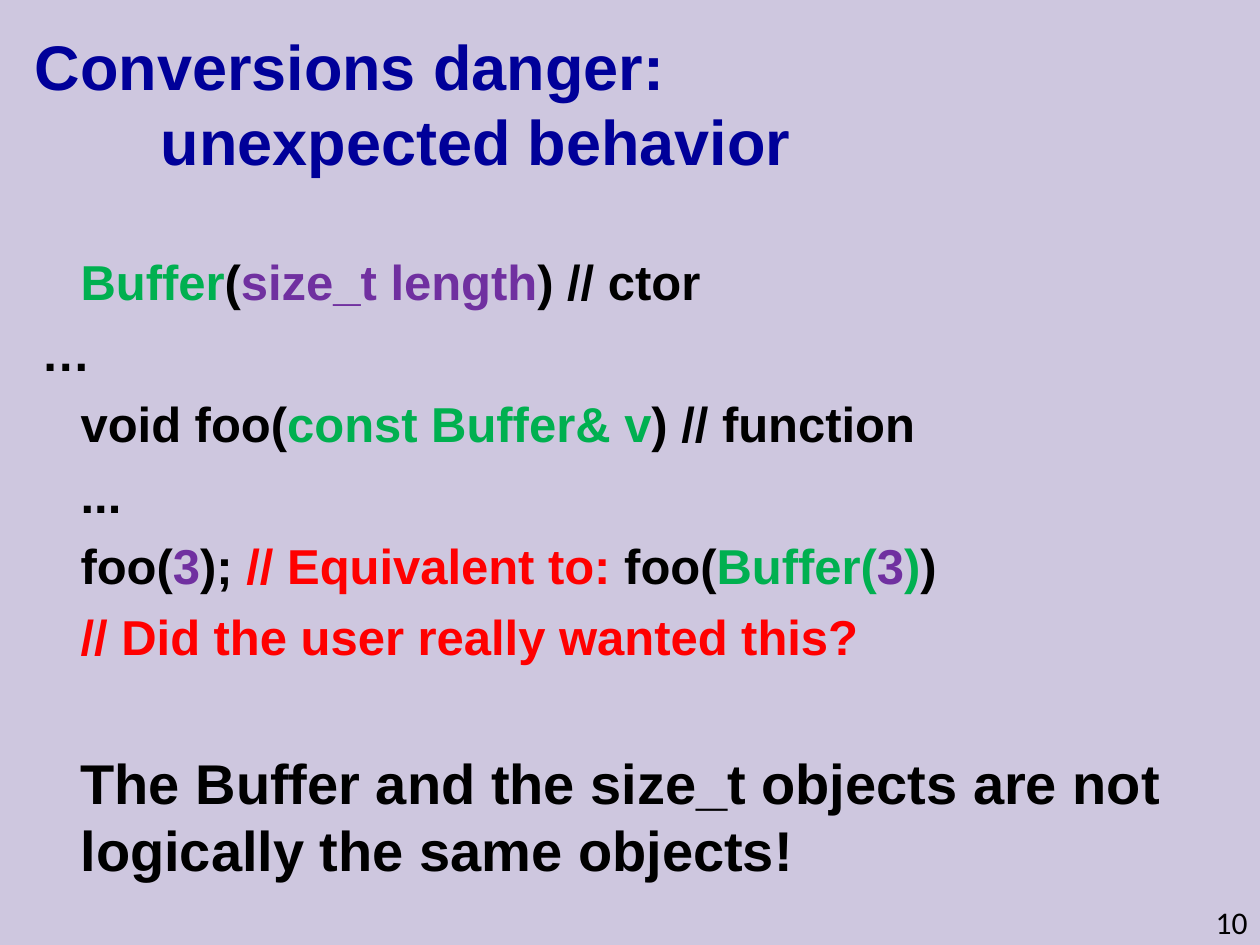
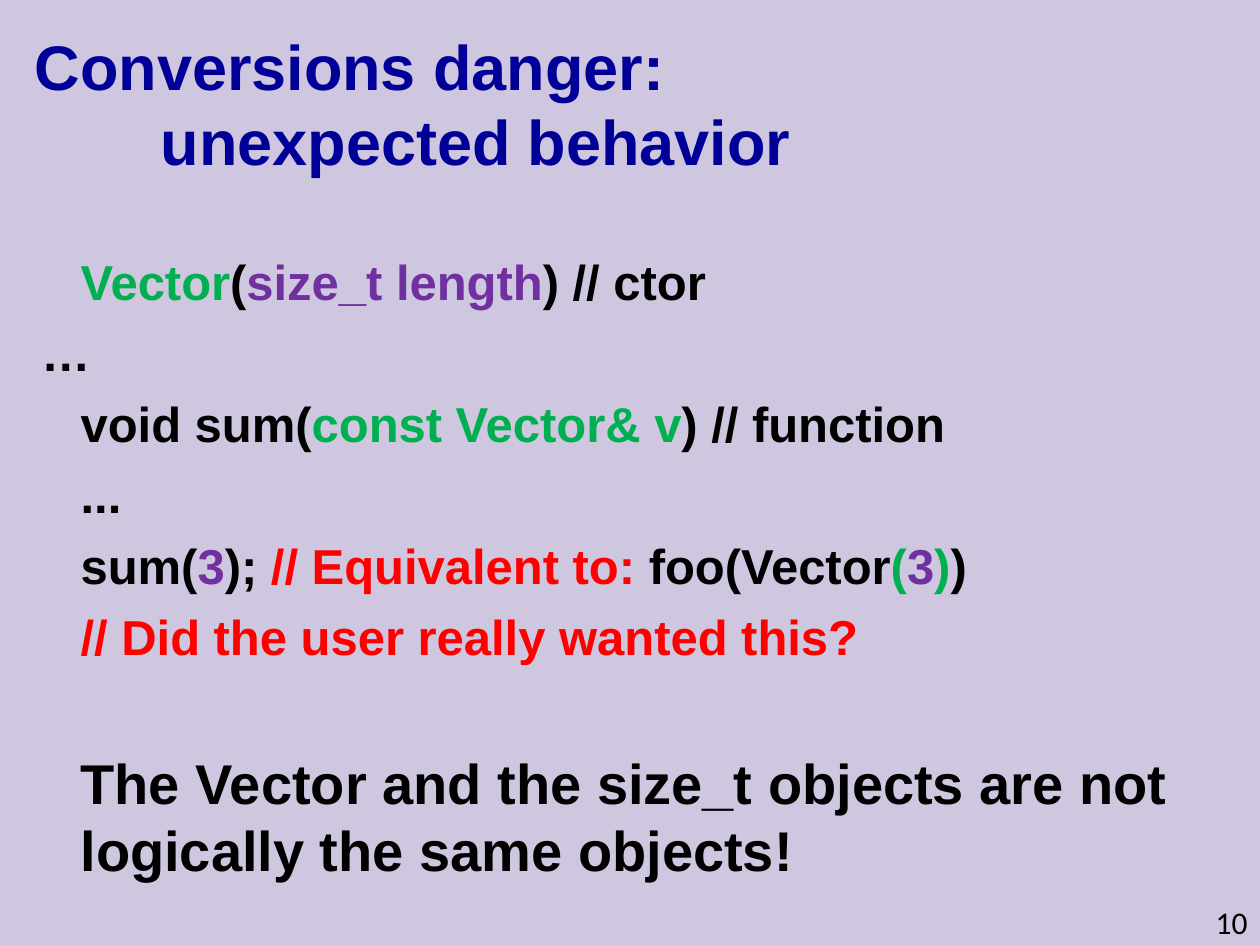
Before and after one commit to cpp-at-ariel/cpp-5778, a slide deck: slide 10 of week05-copy-friend/slides.odp. Drawn at 1260x945 pixels with LibreOffice and Linux fonts; fonts in the diff are those of the drawing. Boxes give left, top, right and bottom in pixels: in the first picture for what was removed or moved away, otherwise in the second. Text is boxed around its words. In the diff, an @@ line names an element or a change of style, - is before the commit and + after.

```diff
--- a/week05-copy-friend/slides.odp
+++ b/week05-copy-friend/slides.odp
@@ text at <box>81,264,705,310</box>: text changed @@
-Buffer(size_t length) // ctor
+Vector(size_t length) // ctor
@@ text at <box>81,406,945,452</box>: text changed @@
-void foo(const Buffer& v) // function
+void sum(const Vector& v) // function
@@ text at <box>81,548,967,594</box>: text changed; text colour #FF0000 to #000000 @@
-foo(3); // Equivalent to: foo(Buffer(3))
+sum(3); // Equivalent to: foo(Vector(3))
@@ text at <box>81,763,1166,882</box>: text changed @@
-The Buffer and the size_t objects are not logically the same objects!
+The Vector and the size_t objects are not logically the same objects!
```
Also in this commit, not shown: 1 other slide changed, 10 other files.
